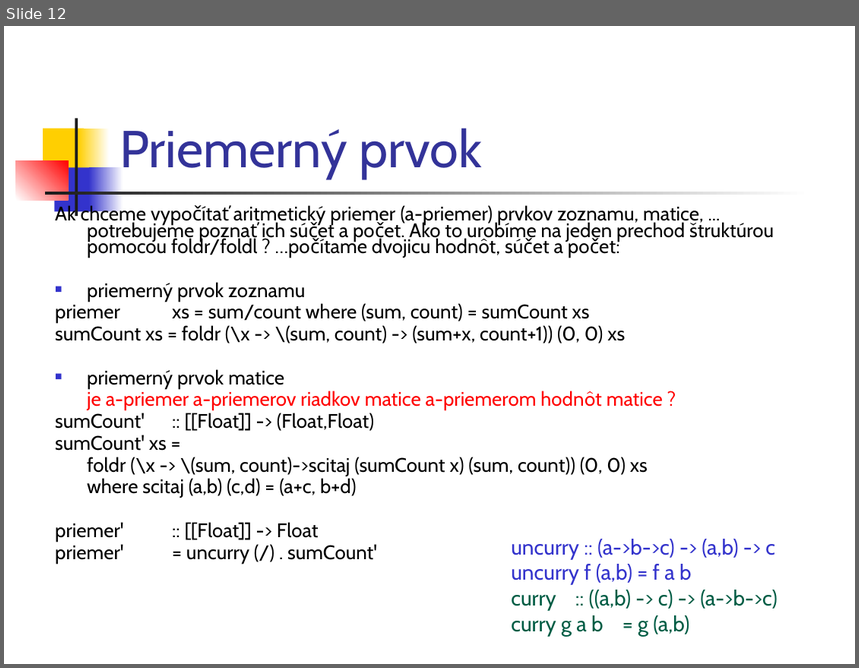
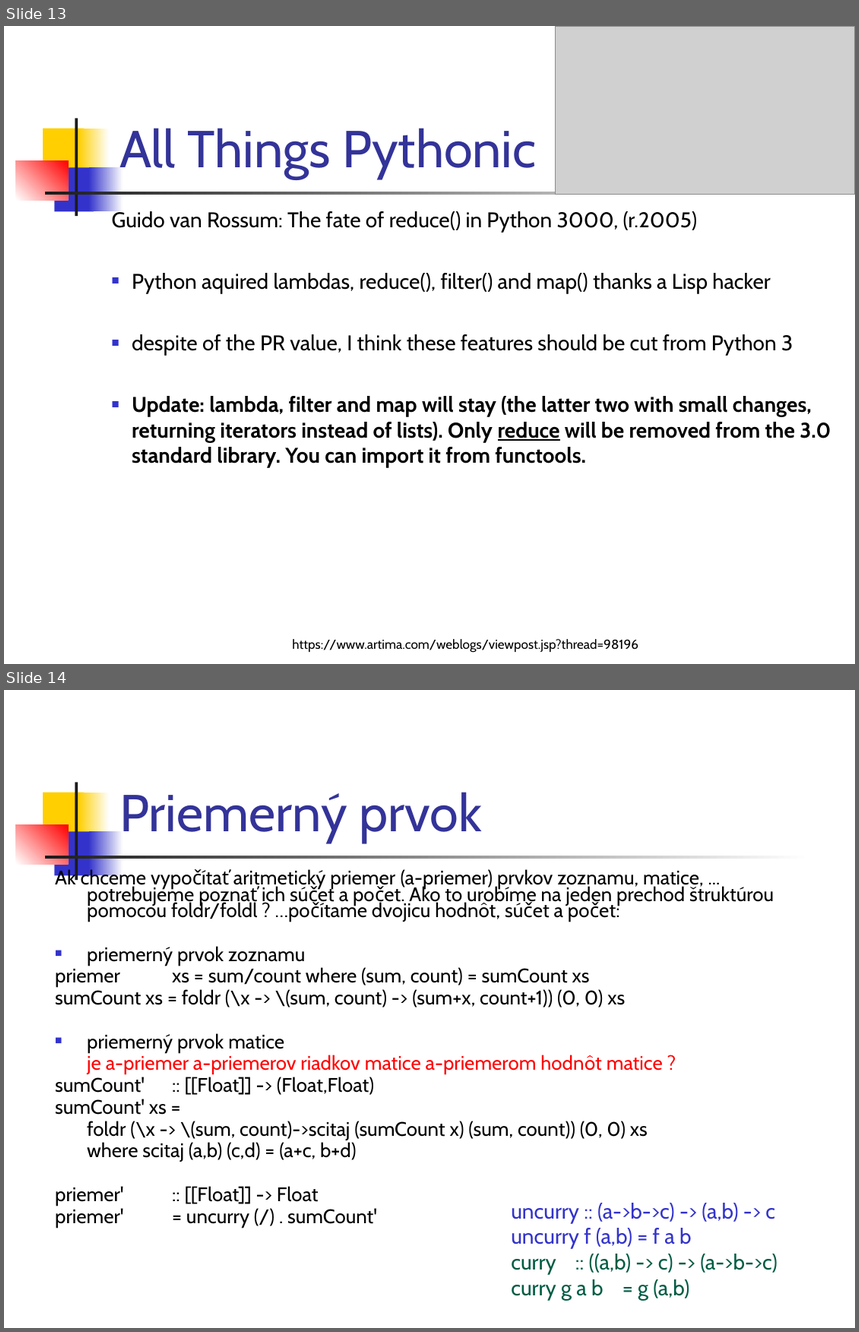
Before and after one commit to paradigmy/Prednasky, a slide deck: 08/funkcionalne3.ppt. Shown one above the other, each under a label of ours: slide 12 before the commit, slides 13 and 14 after it. The pictures are 859x668 and 859x1332 pixels, drawn with LibreOffice and Linux fonts; fonts in the diff are those of the drawing; grey boxes stand for pictures. Boxes give left, top, right and bottom in pixels: in the first picture for what was removed or moved away, otherwise in the second. Text is boxed around its words. In the diff, an @@ line names an element or a change of style, - is before the commit and + after.

```diff
--- a/08/funkcionalne3.ppt
+++ b/08/funkcionalne3.ppt
@@ slide 13 added at (x1=4, y1=26, x2=855, y2=664), background #FFFFFF; not listed: 7 template elements that a slide beside it also shows @@
@@ picture added at (x1=556, y1=26, x2=855, y2=195) @@
@@ title added at (x1=120, y1=128, x2=536, y2=179), 44 pt, text #333399 @@
+All Things Pythonic
@@ text added at (x1=112, y1=209, x2=831, y2=468), 18 pt, text #000000 @@
+Guido van Rossum: The fate of reduce() in Python 3000, (r.2005)
+■ Python aquired lambdas, reduce(), filter() and map() thanks a Lisp hacker
+■ despite of the PR value, I think these features should be cut from Python 3
+■ Update: lambda, filter and map will stay (the latter two with small changes, returning iterators instead of lists). Only reduce will be removed from the 3.0 standard library. You can import it from functools.
@@ text added at (x1=292, y1=639, x2=639, y2=653), 11 pt, text #000000 @@
+https://www.artima.com/weblogs/viewpost.jsp?thread=98196
@@ what was slide 12 is now slide 14 @@
```
Also in this commit, not shown: 1 other slide added, 2 other files.
